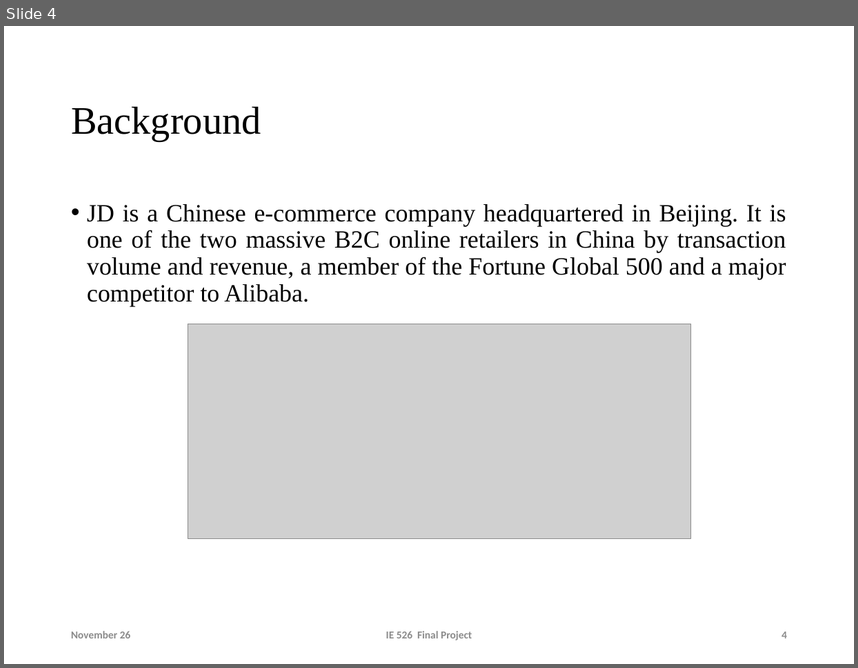
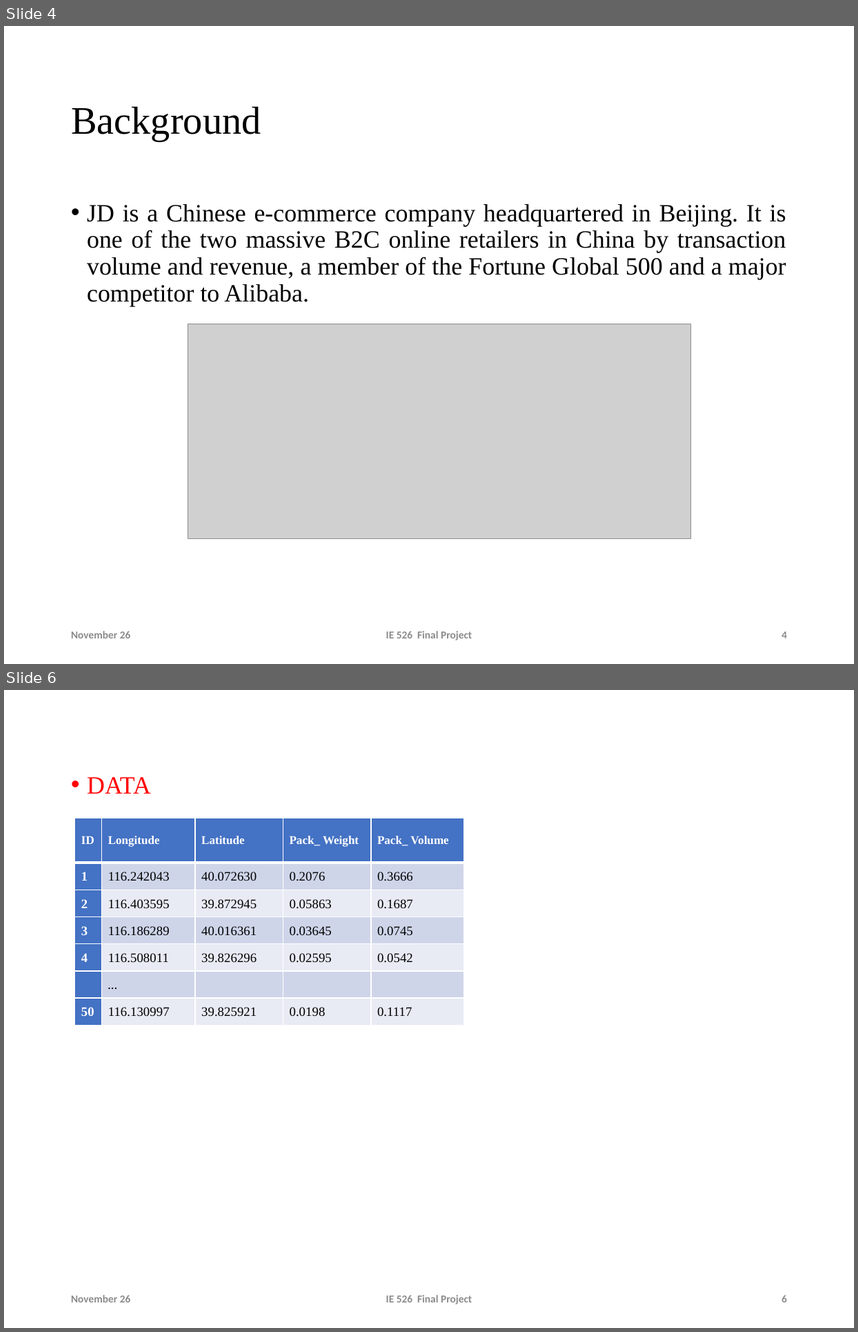
Before and after one commit to lyuzz/IE-526-Final-Project, a slide deck: zr/sumulation final.pptx. Shown one above the other, each under a label of ours: slide 4 before the commit, slides 4 and 6 after it; the slides between them are not shown. The pictures are 858x668 and 858x1332 pixels, drawn with LibreOffice and Linux fonts; fonts in the diff are those of the drawing; grey boxes stand for pictures; background and template pictures are left out. Boxes give left, top, right and bottom in pixels: in the first picture for what was removed or moved away, otherwise in the second. Text is boxed around its words. In the diff, an @@ line names an element or a change of style, - is before the commit and + after.

```diff
--- a/zr/sumulation final.pptx
+++ b/zr/sumulation final.pptx
@@ slide 6 added at (4,690,854,1328), background #FFFFFF @@
@@ text added at (87,777,151,793), 21 pt, text #FF0000 @@
+• DATA
@@ table added at (74,818,464,1025), 7 rows, 5 columns @@
+ID | Longitude | Latitude | Pack_ Weight | Pack_ Volume
+1 | 116.242043 | 40.072630 | 0.2076 | 0.3666
+2 | 116.403595 | 39.872945 | 0.05863 | 0.1687
+3 | 116.186289 | 40.016361 | 0.03645 | 0.0745
+4 | 116.508011 | 39.826296 | 0.02595 | 0.0542
+ | … |  |  | 
+50 | 116.130997 | 39.825921 | 0.0198 | 0.1117
@@ text added at (71,1294,131,1302), 9 pt, text #8C8C8C @@
+November 26
@@ text added at (386,1294,472,1304), 9 pt, text #8C8C8C @@
+IE 526 Final Project
@@ page number added at (782,1294,787,1302), 9 pt, text #8C8C8C @@
+6
```
Also in this commit, not shown: 3 slides changed, 2 other slides added, 14 other files.
